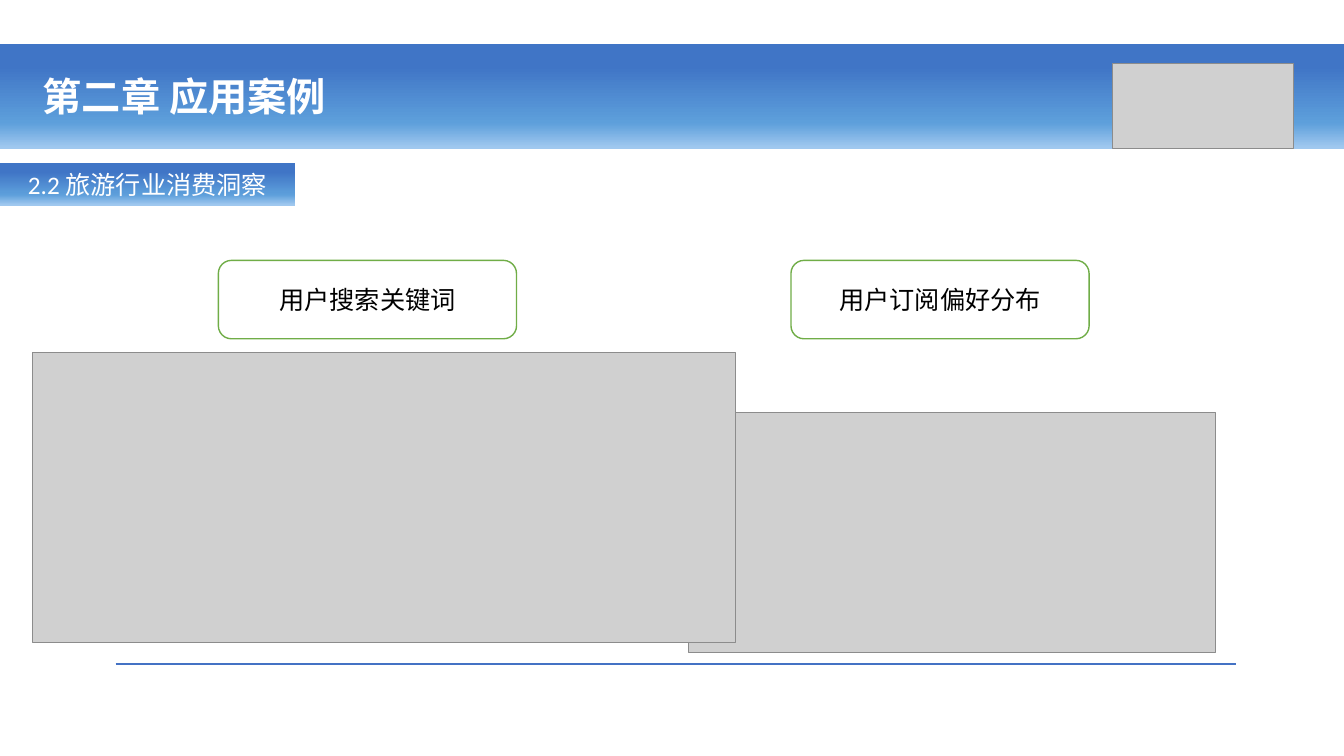
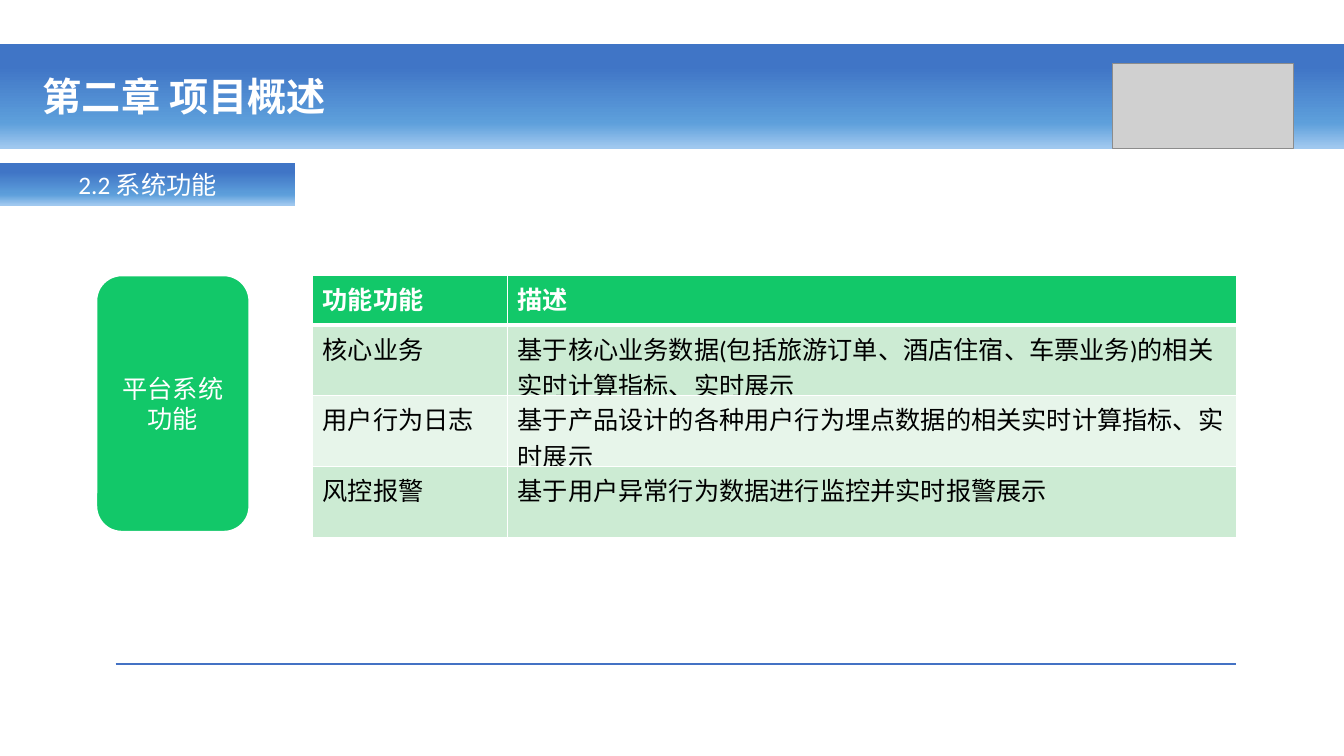
Before and after one commit to ZQHS/qtravel, a slide deck: slide 8 of doc/项目文档/好程序员实时项目(Flink).pptx (slide 7 before the commit). Drawn at 1344x756 pixels with LibreOffice and Linux fonts; fonts in the diff are those of the drawing; grey boxes stand for pictures. Boxes give left, top, right and bottom in pixels: in the first picture for what was removed or moved away, otherwise in the second. Text is boxed around its words. In the diff, an @@ line names an element or a change of style, - is before the commit and + after.

Commit message:
0222 旅游项目测试

```diff
--- a/doc/项目文档/好程序员实时项目(Flink).pptx
+++ b/doc/项目文档/好程序员实时项目(Flink).pptx
@@ text at bbox=[43, 77, 326, 115]: text changed @@
-第二章 应用案例
+第二章 项目概述
@@ text in rectangle at bbox=[78, 173, 217, 196]: text changed @@
-2.2 旅游行业消费洞察
+2.2 系统功能
@@ rounded rectangle removed at bbox=[219, 260, 517, 339] @@
-用户搜索关键词
@@ rounded rectangle removed at bbox=[791, 260, 1090, 339] @@
-用户订阅偏好分布
@@ rounded rectangle added at bbox=[96, 275, 249, 532], fill #12C869, outline #FFFFFF 1.5 pt, 18 pt, text #FFFFFF @@
+平台系统功能
@@ table added at bbox=[313, 275, 1236, 537], 4 rows, 2 columns @@
+功能功能 | 描述
+核心业务 | 基于核心业务数据(包括旅游订单、酒店住宿、车票业务)的相关实时计算指标、实时展示
+用户行为日志 | 基于产品设计的各种用户行为埋点数据的相关实时计算指标、实时展示
+风控报警 | 基于用户异常行为数据进行监控并实时报警展示
@@ picture removed at bbox=[33, 353, 736, 642] @@
@@ picture removed at bbox=[689, 412, 1217, 652] @@
```
Also in this commit, not shown: 2 other slides changed, 4 slides added, 2 slides removed, 19 other files.
